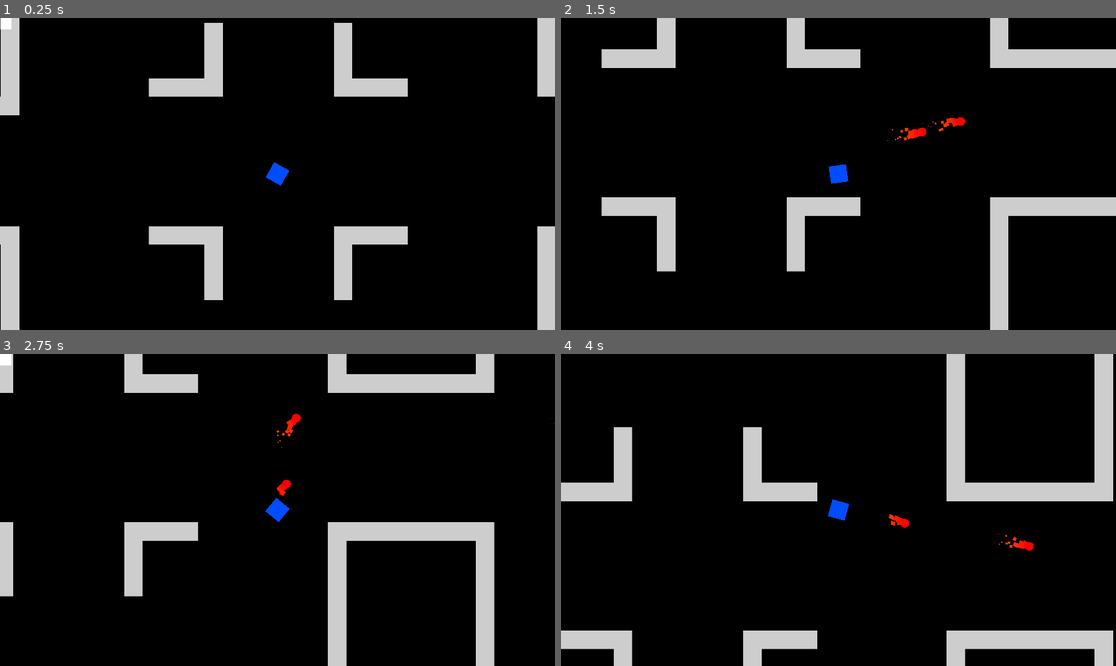
Above: before the commit, frames 1-4 (two rows, left to right).
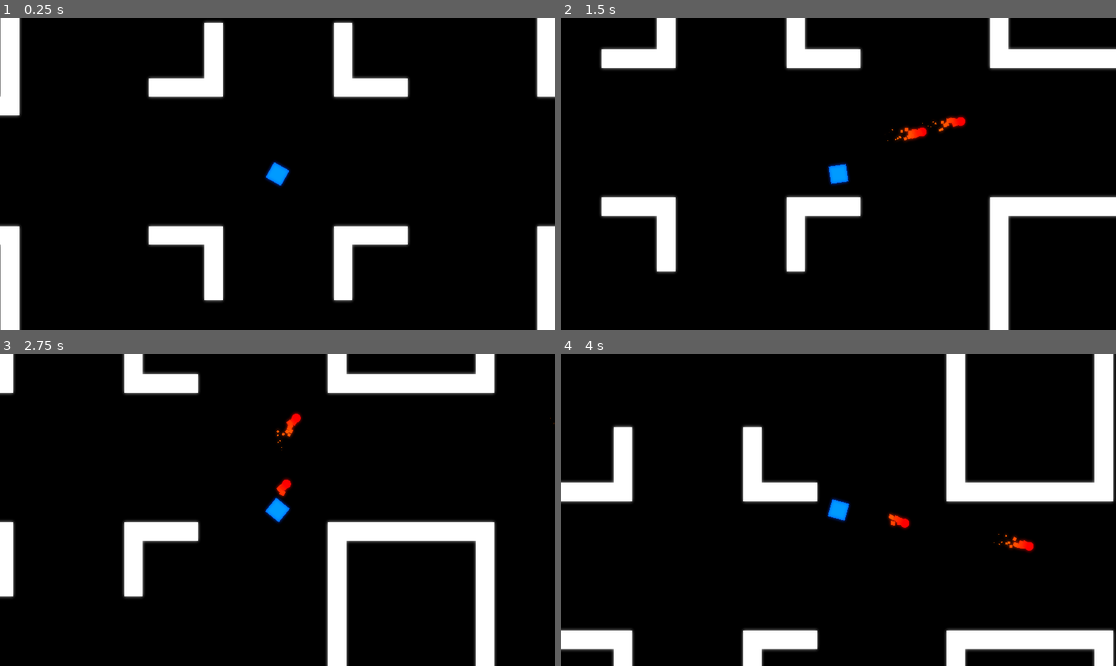
Above: after the commit, the same moments.

Repository: Kirottu/perttishooter
Game: Godot game, scene res://Scenes/Level.tscn
The game is run twice, just before and just after one commit, with the same random seed, the same clock (stepped at 60 frames per second) and the same inputs.
Inputs (mouse positions are in pixels of both pictures, inside the frame that each line leads up to):
- Up to frame 1 (0.25 s): no input
- Up to frame 2 (1.5 s): tap Enter at 0.5 s; move the mouse to (960, 158) at 0.52 s; hold D (right) 0.53-1.28 s; hold Space (fire) 0.53-1.28 s; move the mouse to (727, 189) at 1.27 s; hold S (down) from 1.28 s (still down); tap Space (fire) at 1.35 s
- Up to frame 3 (2.75 s): move the mouse to (333, 441) at 2.02 s; release S (down) at 2.03 s; hold D (right) from 2.03 s (still down); hold Space (fire) from 2.03 s (still down)
- Up to frame 4 (4 s): move the mouse to (810, 572) at 2.77 s; release D (right) at 2.78 s; release Space (fire) at 2.78 s; hold W (up) 2.78-3.53 s; tap Space (fire) at 2.85 s; move the mouse to (1005, 556) at 3.52 s; hold A (left) from 3.53 s (still down); hold Space (fire) from 3.53 s (still down)

The runs differ from the first frame. In frame 1, 12% of the frame differs, in the area x 0-100%, y 0-100%; in frame 2, 12%; in frame 3, 12%; in frame 4, 14%.
Error before the commit: Parse Error: ':' expected at end of line. (res://Scripts/Level.gd:20)

Commit message:
Refined enemy spawning process to ease the load

Diff:
--- a/Scripts/Enemy.gd
+++ b/Scripts/Enemy.gd
@@ -5,6 +5,8 @@
 
 var path
 var pertti
+var path_update_timer = 30
+var can_update = false
 
 func _ready():
 	set_process(false)
@@ -13,6 +15,13 @@
 	var move_distance = Settings.enemy_speed * delta
 
 	move_along_path(move_distance)
+
+func _physics_process(delta):
+	if path_update_timer == 0:
+		can_update = true
+		path_update_timer = 30
+	if path_update_timer > 0:
+		path_update_timer -= 1
 
 
 func _on_Area2D_body_entered(body):
@@ -30,12 +39,13 @@
 			break
 		elif distance <= 0.0:
 			position = path[0]
-			set_process(false)
-			path = nav_2d.get_simple_path(position, pertti.position)
+
+			print(is_processing())
 			break
 		distance -= distance_to_next
 		start_point = path[0]
 		path.remove(0)
+		print(pertti.position)
 
 
 func set_pertti_ref(value) -> void:
@@ -44,10 +54,17 @@
 		return
 	print(value)
 	print(position)
-	var pertti = value
+	pertti = value
+	pertti.connect("moved", self, "update_path")
 	path = nav_2d.get_simple_path(position, pertti.position)
 	print(path)
 	if path.size() == 0:
 		return
 	set_process(true)
 	print("processing")
+
+func update_path():
+	if can_update:
+		can_update = false
+		print("Path updated")
+		path = nav_2d.get_simple_path(position, pertti.position)
--- a/Scripts/Level.gd
+++ b/Scripts/Level.gd
@@ -4,6 +4,7 @@
 onready var spawn_points = [$SpawnPoints/SpawnPoint1, $SpawnPoints/SpawnPoint2, $SpawnPoints/SpawnPoint3, $SpawnPoints/SpawnPoint4, $SpawnPoints/SpawnPoint5, $SpawnPoints/SpawnPoint6, $SpawnPoints/SpawnPoint7, $SpawnPoints/SpawnPoint8]
 onready var nav_2d = $Navigation2D
 
+var rng = RandomNumberGenerator.new()
 var enemy_scene = preload("res://Scenes/Enemy.tscn")
 var path
 var spawn_timer = Settings.spawn_timer
@@ -16,9 +17,10 @@
 	if spawn_timer > 0:
 		spawn_timer -= 1
 	if spawn_timer == 0:
-		spawn_timer = Settings.spawn_timer
-		for i in range(8)
-			_spawn_enemy(i)
+		rng.randomize()
+		spawn_timer = rng.randi_range(60, 180)
+		rng.randomize()
+		_spawn_enemy(rng.randi_range(0,7))
 
 
 func _on_viewport_size_changed():
--- a/Scripts/Pertti.gd
+++ b/Scripts/Pertti.gd
@@ -1,4 +1,6 @@
 extends KinematicBody2D
+
+signal moved
 
 var bullet = preload("res://Scenes/Bullet.tscn")
 var movement = Vector2()
@@ -34,6 +36,9 @@
 	if Input.is_action_pressed("down"):
 		movement.y = Settings.pertti_speed
 
+	if movement != Vector2(0,0):
+		emit_signal("moved")
+
 	move_and_slide(movement)
 	movement.x = 0
 	movement.y = 0
--- a/Scripts/Settings.gd
+++ b/Scripts/Settings.gd
@@ -3,5 +3,5 @@
 var pertti_speed = 500
 var bullet_speed = 1000
 var fire_rate = 0.3
-var spawn_timer = 300
+var spawn_timer = 180
 var enemy_speed = 300
